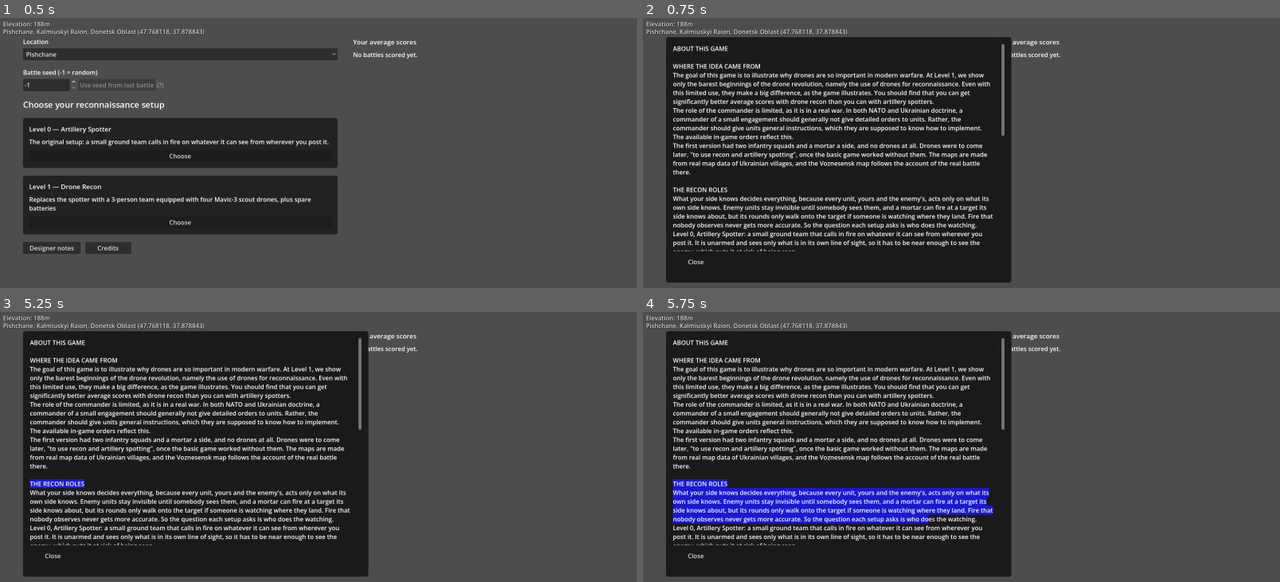
Above: before the commit, frames 1-4 (two rows, left to right).
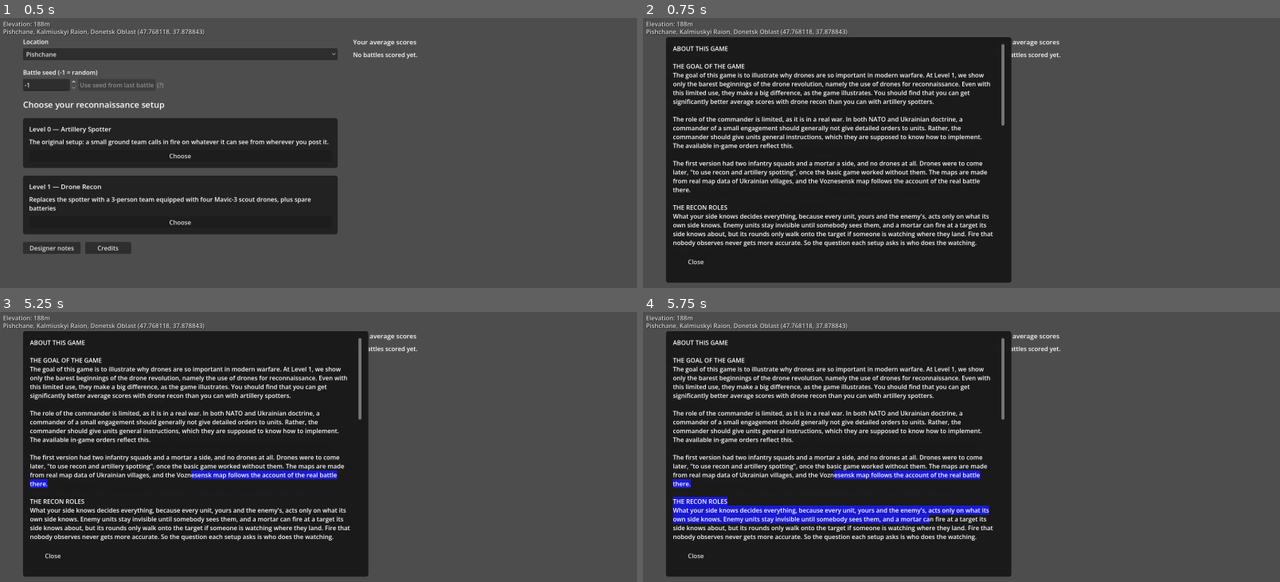
Above: after the commit, the same moments.

Repository: verybadcat/Drones
Game: Godot game, scene res://scenes/Main.tscn
The game is run twice, just before and just after one commit, with the same random seed, the same clock (stepped at 60 frames per second) and the same inputs. Sound files missing from this copy of the repository are replaced by a short silence.
Inputs (mouse positions are in pixels of both pictures, inside the frame that each line leads up to):
- Up to frame 1 (0.5 s): no input
- Up to frame 2 (0.75 s): click "Designer notes" at 0.5 s
- Up to frame 3 (5.25 s): click "Credits" at 1.25 s; click "Pishchane" at 2 s; click "Choose" at 2.75 s; click "Choose" at 3.5 s; tap Enter at 4.25 s; move the mouse to (458, 444) at 4.27 s; hold D 4.28-5 s; tap I at 4.35 s; click (458, 444) at 4.42 s; tap Space at 5 s; drag from (191, 471) to (286, 517) at 5.02 s
- Up to frame 4 (5.75 s): no input

Frame 1 is identical in both runs. In frame 2, 8.6% of the frame differs, in the area x 4-57%, y 16-87%; in frame 3, 9.2%; in frame 4, 11%.

Commit message:
Designer notes: first section is now THE GOAL OF THE GAME; a blank line after every paragraph
Co-Authored-By: Claude Sonnet 5.5 <noreply@anthropic.com>

Diff:
--- a/scripts/level_select_screen.gd
+++ b/scripts/level_select_screen.gd
@@ -400,21 +400,31 @@
 		"",
 		"MAP DATA",
 		"Building footprints: Overture Maps Foundation (overturemaps.org), which combines Microsoft's Global ML Building Footprints with OpenStreetMap. Open Database Licence (ODbL) 1.0.",
+		"",
 		"Roads, rivers, place names and the map locations: © OpenStreetMap contributors (openstreetmap.org/copyright), ODbL 1.0; a few road segments from TomTom, supplied through Overture Maps.",
+		"",
 		"Tree cover: ESA WorldCover © European Space Agency, CC BY 4.0, supplied through Overture Maps.",
+		"",
 		"Ground elevation: NASA Shuttle Radar Topography Mission (SRTM) 30 m data, supplied through OpenTopoData (opentopodata.org).",
+		"",
 		"Satellite pictures used only to check the maps against reality (they are not part of the game): Esri World Imagery (Esri, Maxar, Earthstar Geographics, and the GIS User Community).",
+		"",
 		"The account of the fighting at Voznesensk follows English Wikipedia (\"Battle of Voznesensk\") and a Krym.Realii interview with Ukrainian defenders (2023).",
 		"",
 		"SOUNDS",
 		"All of the game's sounds are from Pixabay (pixabay.com/sound-effects), used under Pixabay's licence terms as Pixabay publishes them (pixabay.com/service/license-summary). Each is listed as its title, its Pixabay contributor (user name), its Pixabay ID and its page.",
+		"",
 		"Mortar shots: \"Mortar Shell 2\" by TommyLynn (Pixabay ID 371034, pixabay.com/sound-effects/film-special-effects-mortar-shell-2-371034), cut into six separate shots and made quieter.",
+		"",
 		"Wind: \"soft wind\" by storegraphic (318856, pixabay.com/sound-effects/nature-soft-wind-318856); \"wind blowing\" by soundreality (457954, pixabay.com/sound-effects/nature-wind-blowing-457954), edited into a seamless loop.",
+		"",
 		"Rain and sleet: \"gentle rain for relaxation and sleep\" by eryliaa (337279, pixabay.com/sound-effects/nature-gentle …(508 unchanged characters)…
+		"",
 		"Gunfire: \"battle war zone gun fight\" by freesound_community (32155, pixabay.com/sound-effects/film-special-effects-battle-war-zone-gun-fight-32155).",
 		"",
 		"ENGINE",
 		"Made with the Godot Engine (godotengine.org), MIT licence.",
+		"",
 	])
 
 
@@ -499,24 +509,32 @@
 	return "\n".join([
 		"ABOUT THIS GAME",
 		"",
-		"WHERE THE IDEA CAME FROM",
+		"THE GOAL OF THE GAME",
 		"The goal of this game is to illustrate why drones are so important in modern warfare. At Level 1, we show only the b …(293 unchanged characters)…
+		"",
 		"The role of the commander is limited, as it is in a real war. In both NATO and Ukrainian doctrine, a commander of a  …(225 unchanged characters)…
+		"",
 		"The first version had two infantry squads and a mortar a side, and no drones at all. Drones were to come later, \"to …(208 unchanged characters)…
 		"",
 		"THE RECON ROLES",
 		"What your side knows decides everything, because every unit, yours and the enemy's, acts only on what its own side k …(307 unchanged characters)…
+		"",
 		"Level 0, Artillery Spotter: a small ground team that calls in fire on whatever it can see from wherever you post it. It is unarmed and sees only what is in its own line of sight, so it has to be near enough to see the enemy, which puts it at risk of being seen.",
+		"",
 		"Level 1, Drone Recon: a 3-person team with four Mavic 3 scout drones and spare batteries replaces the spotter. A dro …(352 unchanged characters)…
+		"",
 		"Your squads watch too, and their eyes count for something, but they are the weakest observers of the fall of shot. Each setup is scored separately, so the two levels can be compared.",
 		"",
 		"YOU ARE THE COMMANDER",
 		"You are not a unit and you do not steer one. Before the battle you decide where the squads, the mortar and the recon …(331 unchanged characters)…
+		"",
 		"During the battle you have a few blunt orders: click a unit for its orders card (fall back; for the mortar, whether  …(392 unchanged characters)…
 		"",
 		"WHY IT IS NOT A TWITCH GAME",
 		"The pace rules it out. While the two sides are in contact, one second of your time is %d tactical minute. A mortar r …(346 unchanged characters)…
+		"",
 		"What is scarce is information and foresight, not reflexes. The skill is in choosing where to stand, what to watch wi …(290 unchanged characters)…
+		"",
 	]) % [tactical_minute_per_second, shell_flight_s, squad_metres_per_second, fast_forward_ratio]
 
 
--- a/scripts/tests/test_designer_notes_page.gd
+++ b/scripts/tests/test_designer_notes_page.gd
@@ -39,7 +39,7 @@
 func run() -> void:
 	var text: String = LevelSelectScreen.designer_notes_text()
 	# the four subjects
-	for heading in ["WHERE THE IDEA CAME FROM", "THE RECON ROLES", "YOU ARE THE COMMANDER", "WHY IT IS NOT A TWITCH GAME"]:
+	for heading in ["THE GOAL OF THE GAME", "THE RECON ROLES", "YOU ARE THE COMMANDER", "WHY IT IS NOT A TWITCH GAME"]:
 		check(heading in text, "The notes have a section: %s" % heading)
 	for needle in ["drones", "Artillery Spotter", "Drone Recon", "Mavic 3", "micromanage", "pause"]:
 		check(needle in text, "The notes mention %s" % needle)
Not shown, changed: docs/designs/tactical-commander-doctrine.md
